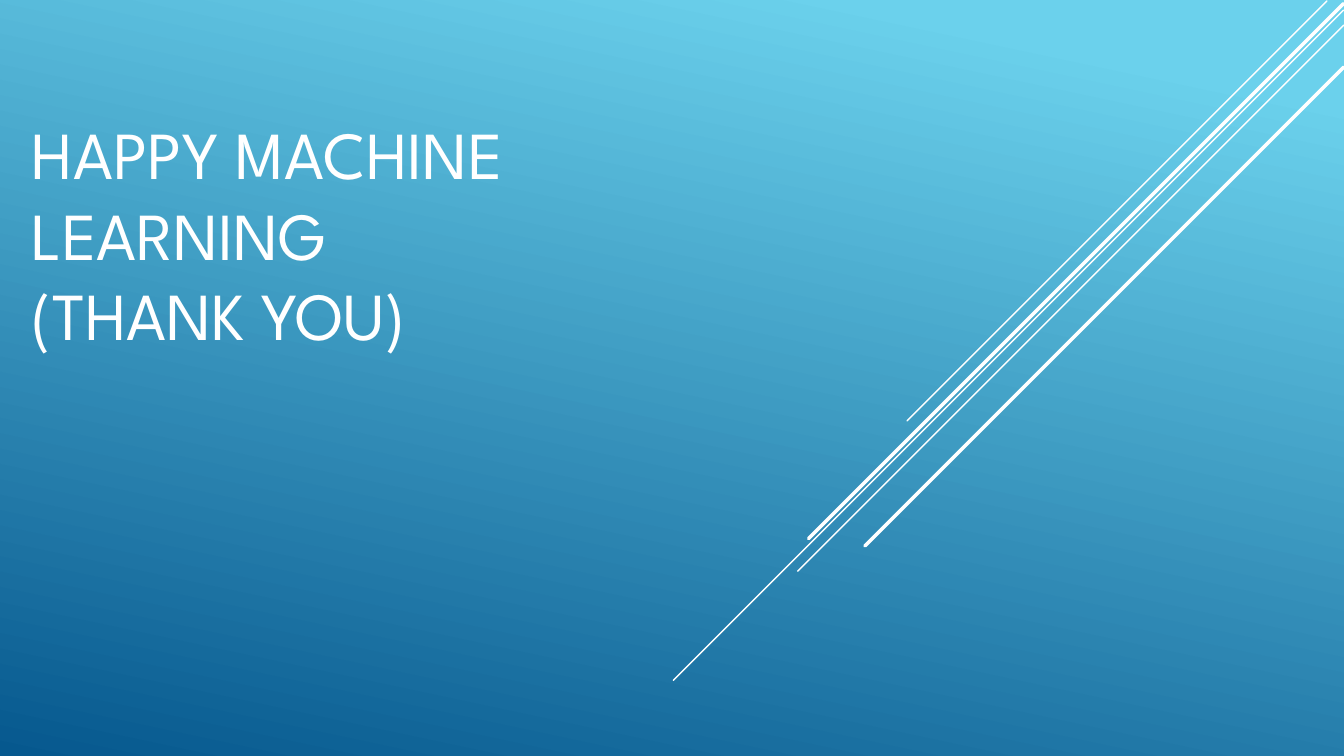
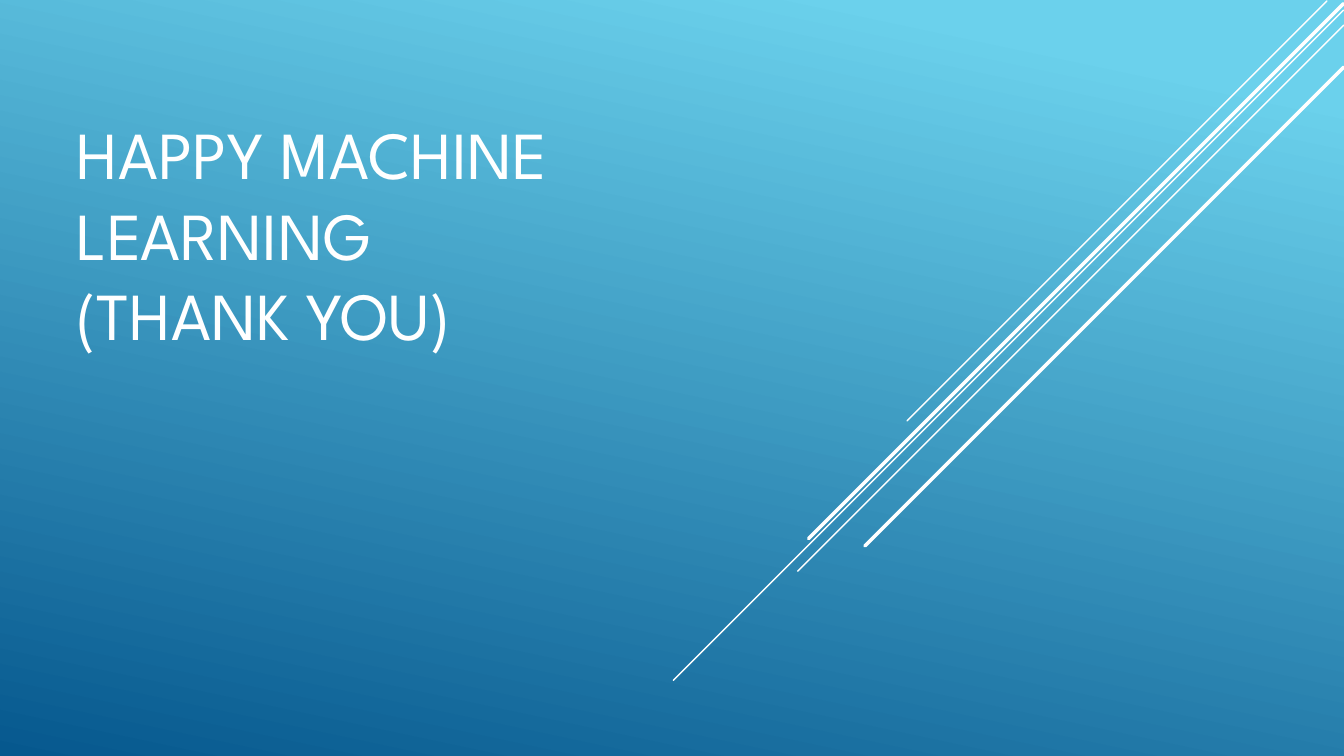
Before and after one commit to ankitparichha/NEWR, a slide deck: slide 19 of NEWPPT.pptx (slide 20 before the commit). Drawn at 1344x756 pixels with LibreOffice and Linux fonts; fonts in the diff are those of the drawing. Boxes give left, top, right and bottom in pixels: in the first picture for what was removed or moved away, otherwise in the second. Text is boxed around its words. In the diff, an @@ line names an element or a change of style, - is before the commit and + after.

```diff
--- a/NEWPPT.pptx
+++ b/NEWPPT.pptx
@@ title "HAPPY MACHINE LEARNING (THANK YOU)": place and size @@
-title "HAPPY MACHINE LEARNING (THANK YOU)" at (32,134,504,354)
+title "HAPPY MACHINE LEARNING (THANK YOU)" at (77,134,548,354)
```
Also in this commit, not shown: 3 other slides changed, 1 slide removed.
